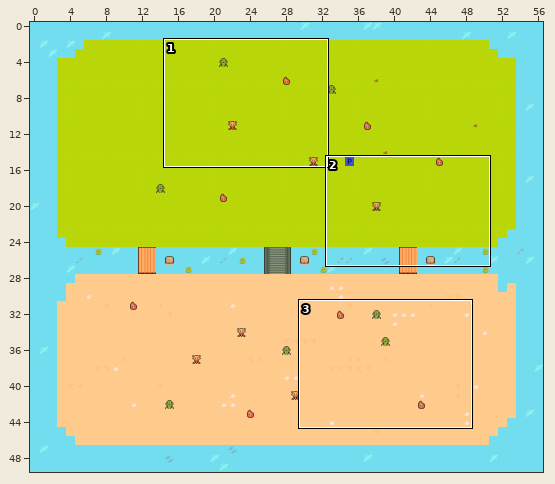
Tiled map -- tiled/new1.tmx. Above, an overview of the earlier version with the close-up marked.
Close-up. Earlier state:
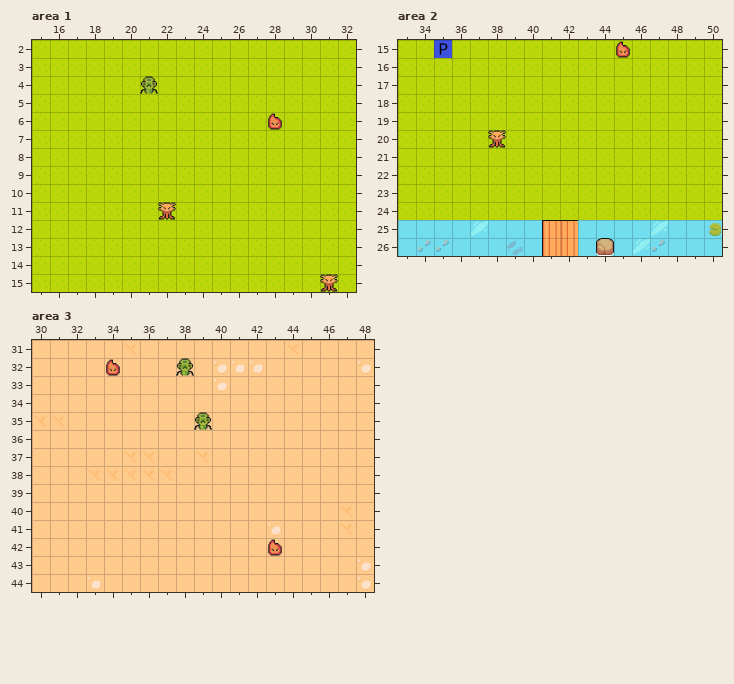
Cells are 64x64 px. Shown: area 1 x 15..32, y 2..15; area 2 x 33..50, y 15..26; area 3 x 30..48, y 31..44. The commit also changed other parts of the map, which this record leaves out. Not drawn, because the pictures are missing: unchanged layer "detail".
Once edited:
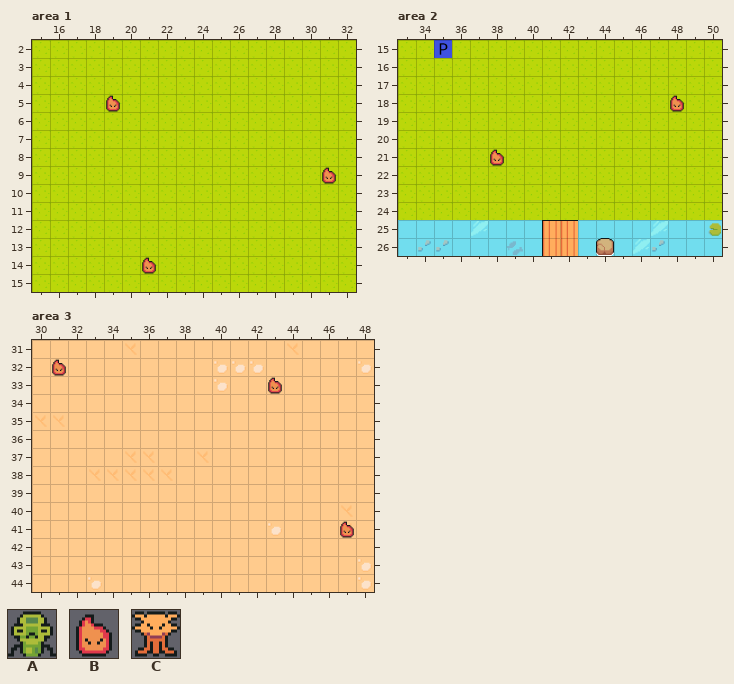
Key: from "Floor": A 390, B 391, C 393.
_ is an empty cell.
What changed:
{"where": "layer \"entities\", area 1"}
{"y":4,"x":21,"old":"A","new":"_"}
{"y":5,"x":19,"old":"_","new":"B"}
{"y":6,"x":28,"old":"B","new":"_"}
{"y":9,"x":31,"old":"_","new":"B"}
{"y":11,"x":22,"old":"C","new":"_"}
{"y":14,"x":21,"old":"_","new":"B"}
{"y":15,"x":31,"old":"C","new":"_"}
{"where": "layer \"entities\", area 2"}
{"y":15,"x":45,"old":"B","new":"_"}
{"y":18,"x":48,"old":"_","new":"B"}
{"y":20,"x":38,"old":"C","new":"_"}
{"y":21,"x":38,"old":"_","new":"B"}
{"where": "layer \"entities\", area 3"}
{"y":32,"x":31,"old":"_","new":"B"}
{"y":32,"x":34,"old":"B","new":"_"}
{"y":32,"x":38,"old":"A","new":"_"}
{"y":33,"x":43,"old":"_","new":"B"}
{"y":35,"x":39,"old":"A","new":"_"}
{"y":41,"x":47,"old":"_","new":"B"}
{"y":42,"x":43,"old":"B","new":"_"}
